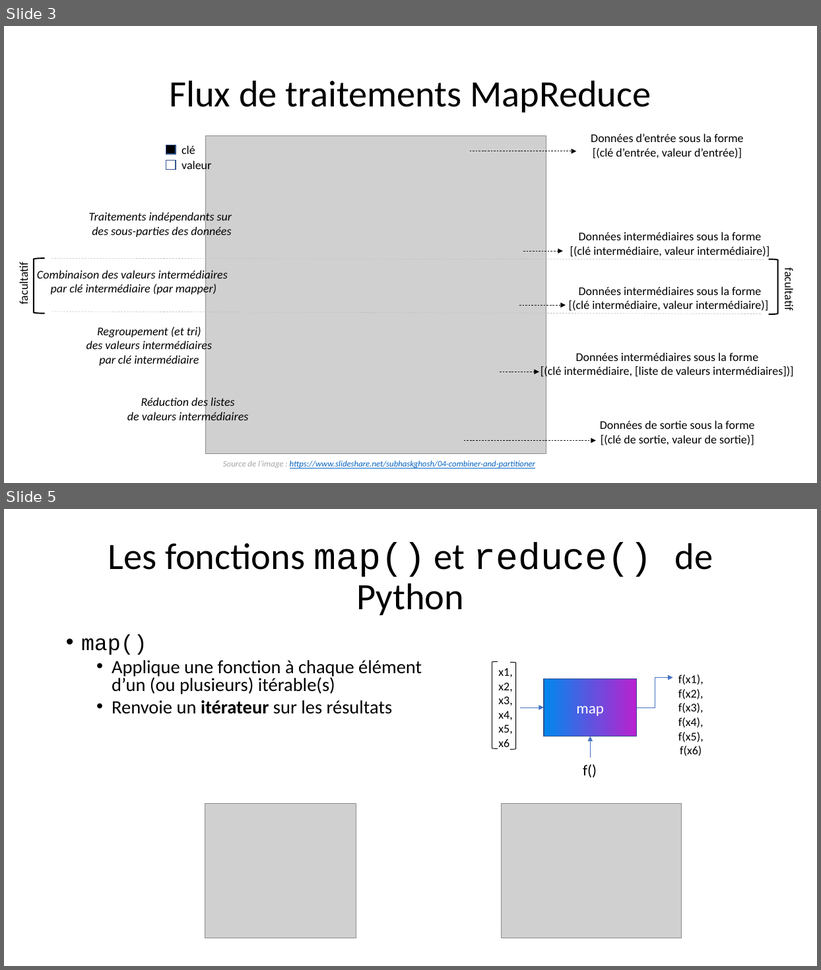
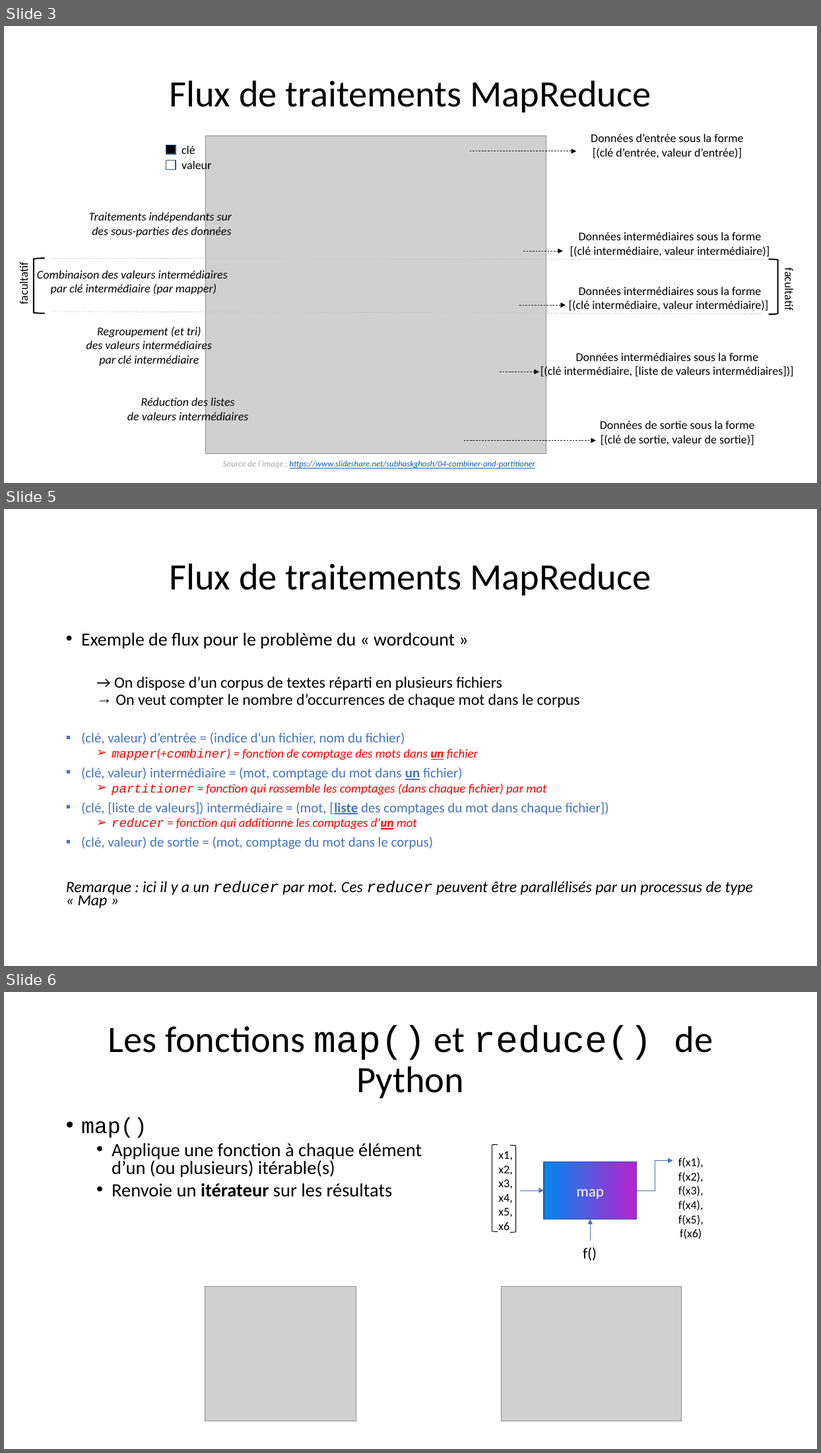
Before and after one commit to rtavenar/m2-big_data, a slide deck: slides/MapReduce.pptx. Shown one above the other, each under a label of ours: slides 3 and 5 before the commit, slides 3, 5 and 6 after it; the slides between them are not shown. The pictures are 821x970 and 821x1453 pixels, drawn with LibreOffice and Linux fonts; fonts in the diff are those of the drawing; grey boxes stand for pictures. Boxes give left, top, right and bottom in pixels: in the first picture for what was removed or moved away, otherwise in the second. Text is boxed around its words. In the diff, an @@ line names an element or a change of style, - is before the commit and + after.

Commit message:
MAJ après retour de Romain sur séance MapReduce

```diff
--- a/slides/MapReduce.pptx
+++ b/slides/MapReduce.pptx
@@ slide 5 added at [4,509,817,966], background #FFFFFF @@
@@ title added at [169,563,651,595], 44 pt, text #000000 @@
+Flux de traitements MapReduce
@@ text added at [66,632,753,908], 16.3 pt, text #4472C4 @@
+• Exemple de flux pour le problème du « wordcount »
+  → On dispose d’un corpus de textes réparti en plusieurs fichiers
+  → On veut compter le nombre d’occurrences de chaque mot dans le corpus
+▪ (clé, valeur) d’entrée = (indice d’un fichier, nom du fichier)
+  ➢ mapper(+combiner) = fonction de comptage des mots dans un fichier
+▪ (clé, valeur) intermédiaire = (mot, comptage du mot dans un fichier)
+  ➢ partitioner = fonction qui rassemble les comptages (dans chaque fichier) par mot
+▪ (clé, [liste de valeurs]) intermédiaire = (mot, [liste des comptages du mot dans chaque fichier])
+  ➢ reducer = fonction qui additionne les comptages d’un mot
+▪ (clé, valeur) de sortie = (mot, comptage du mot dans le corpus)
+Remarque : ici il y a un reducer par mot. Ces reducer peuvent être parallélisés par un processus de type « Map »
@@ what was slide 5 is now slide 6 @@
```
Also in this commit, not shown: 1 slide changed, 8 other files.
